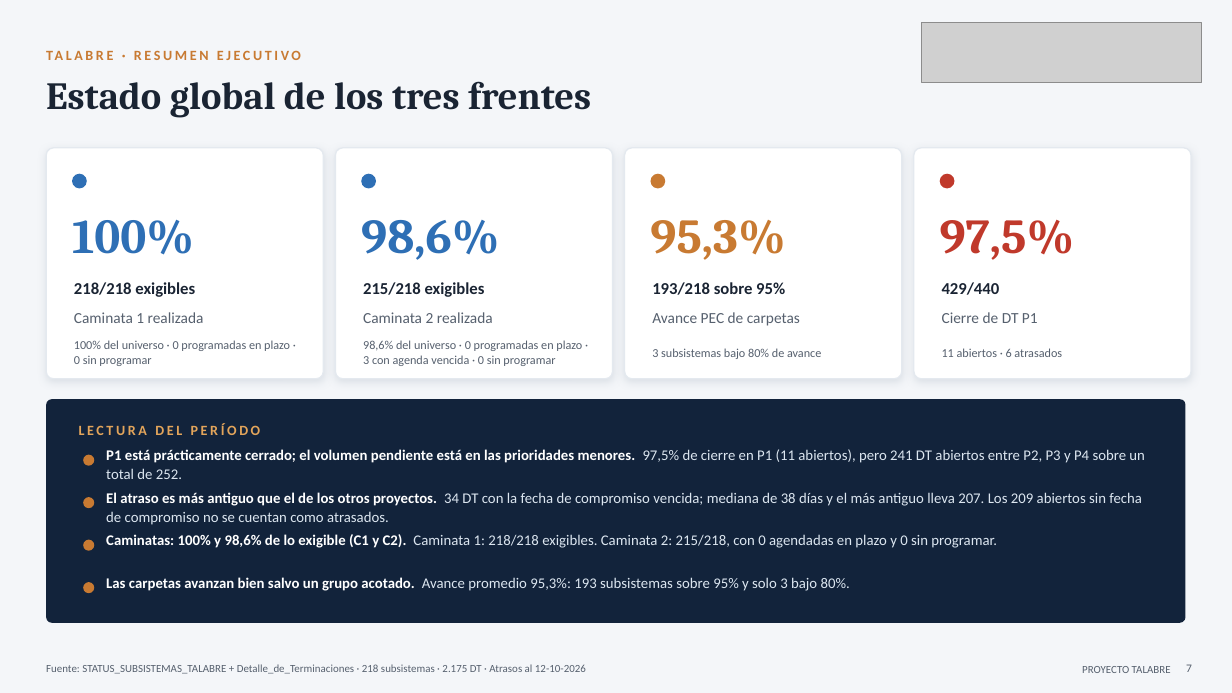
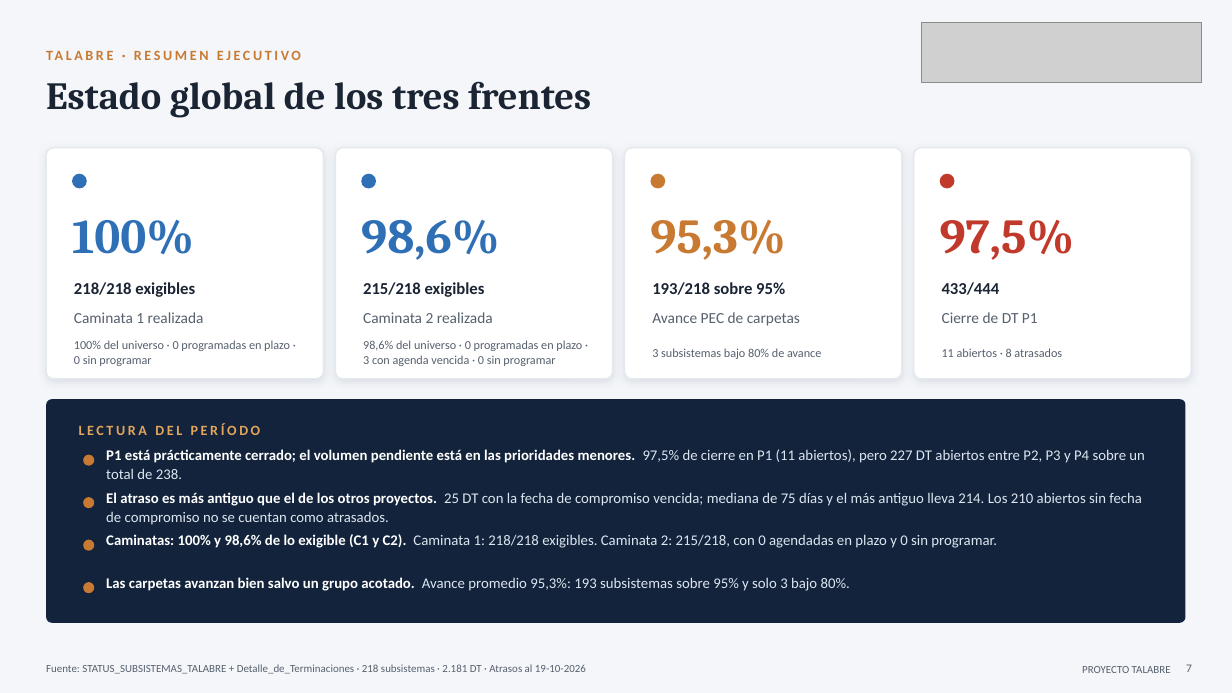
Before and after one commit to tdkvalex/Dashboard-HSEQ, a slide deck: slide 7 of panel_control_TOP_P1/Panel_Control_TOP_P1.pptx. Drawn at 1232x693 pixels with LibreOffice and Linux fonts; fonts in the diff are those of the drawing; grey boxes stand for pictures. Boxes give left, top, right and bottom in pixels: in the first picture for what was removed or moved away, otherwise in the second. Text is boxed around its words. In the diff, an @@ line names an element or a change of style, - is before the commit and + after.

```diff
--- a/panel_control_TOP_P1/Panel_Control_TOP_P1.pptx
+++ b/panel_control_TOP_P1/Panel_Control_TOP_P1.pptx
@@ text at bbox=[942, 282, 1000, 295]: text changed @@
-429/440
+433/444
@@ text at bbox=[106, 449, 1145, 479]: text changed @@
-P1 está prácticamente cerrado; el volumen pendiente está en las prioridades menores. 97,5% de cierre en P1 (11 abiertos), pero 241 DT abiertos entre P2, P3 y P4 sobre un total de 252.
+P1 está prácticamente cerrado; el volumen pendiente está en las prioridades menores. 97,5% de cierre en P1 (11 abiertos), pero 227 DT abiertos entre P2, P3 y P4 sobre un total de 238.
@@ text at bbox=[106, 492, 1142, 525]: text changed @@
-El atraso es más antiguo que el de los otros proyectos. 34 DT con la fecha de compromiso vencida; mediana de 38 días y el más antiguo lleva 207. Los 209 abiertos sin fecha de compromiso no se cuentan como atrasados.
+El atraso es más antiguo que el de los otros proyectos. 25 DT con la fecha de compromiso vencida; mediana de 75 días y el más antiguo lleva 214. Los 210 abiertos sin fecha de compromiso no se cuentan como atrasados.
@@ text at bbox=[46, 664, 586, 674]: text changed @@
-Fuente: STATUS_SUBSISTEMAS_TALABRE + Detalle_de_Terminaciones · 218 subsistemas · 2.175 DT · Atrasos al 12-10-2026
+Fuente: STATUS_SUBSISTEMAS_TALABRE + Detalle_de_Terminaciones · 218 subsistemas · 2.181 DT · Atrasos al 19-10-2026
```
Also in this commit, not shown: 16 other slides changed, 6 other files.
